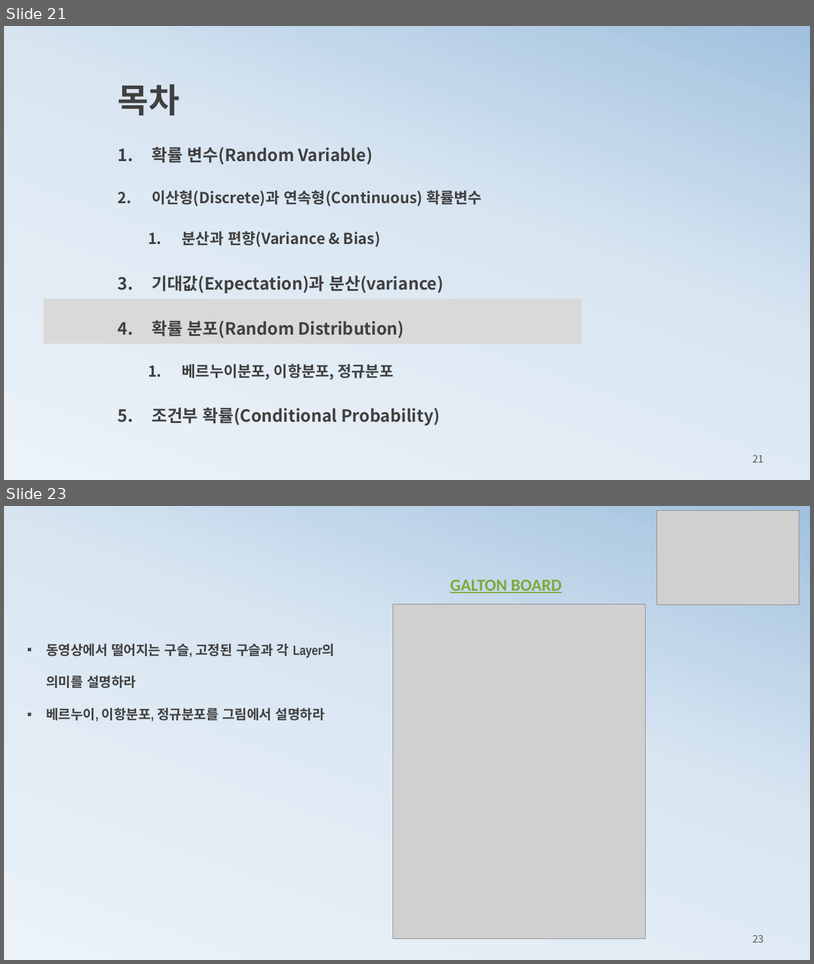
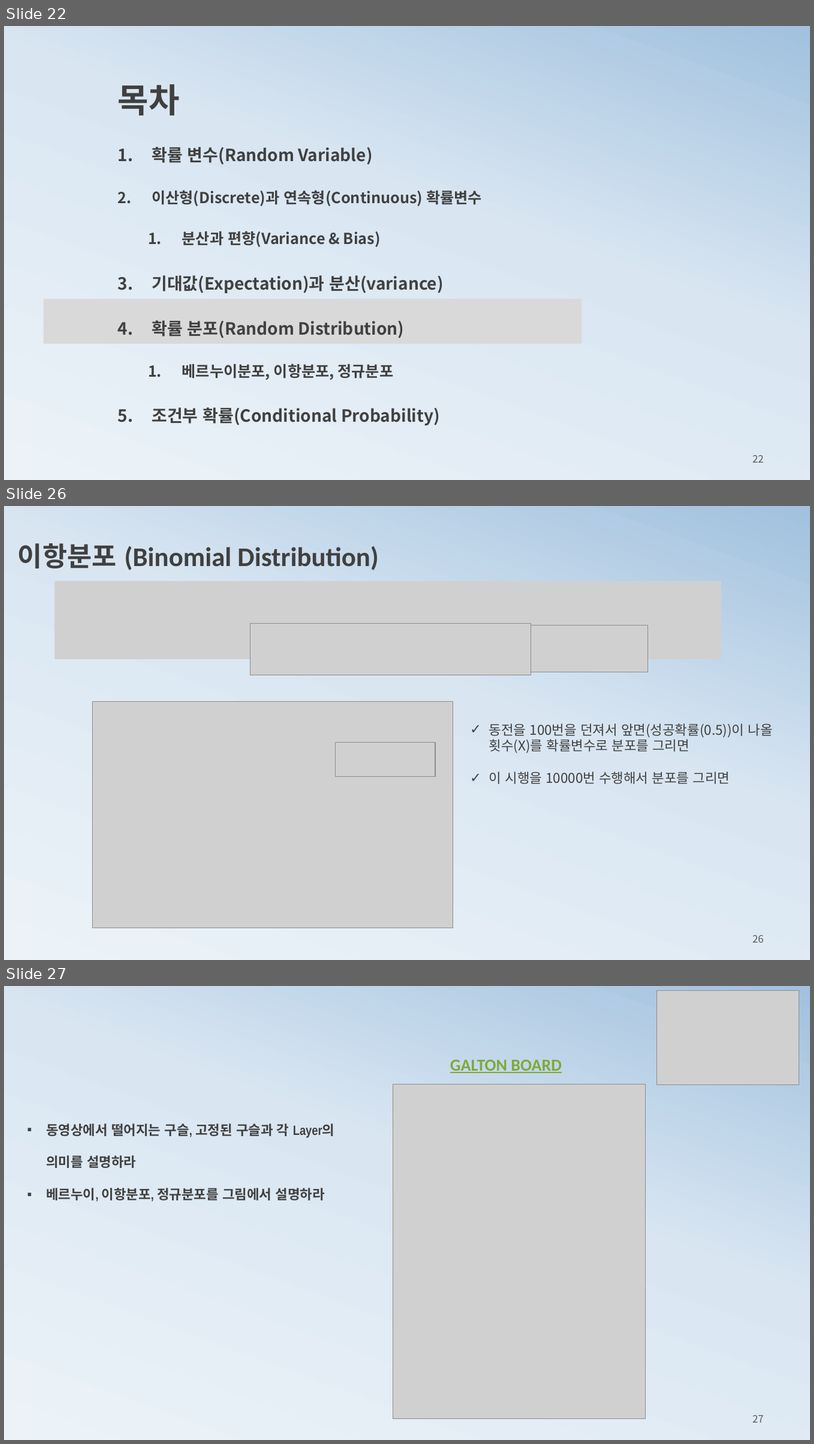
Before and after one commit to ancestor9/mathematics-for-machine-learning, a slide deck: 3_probability theory for machine learning.pptx. Shown one above the other, each under a label of ours: slides 21 and 23 before the commit, slides 22, 26 and 27 after it; the slides between them are not shown. The pictures are 814x964 and 814x1444 pixels, drawn with LibreOffice and Linux fonts; fonts in the diff are those of the drawing; grey boxes stand for pictures. Boxes give left, top, right and bottom in pixels: in the first picture for what was removed or moved away, otherwise in the second. Text is boxed around its words. In the diff, an @@ line names an element or a change of style, - is before the commit and + after.

```diff
--- a/3_probability theory for machine learning.pptx
+++ b/3_probability theory for machine learning.pptx
@@ slide 26 added at [4, 506, 810, 960], background gradient #ECF3F8 to #D9E6F2 to #A1C1DE @@
@@ text added at [18, 543, 378, 570], 32 pt, text #404040, bold @@
+이항분포 (Binomial Distribution)
@@ picture added at [55, 581, 722, 659] @@
@@ picture added at [250, 624, 531, 675] @@
@@ picture added at [531, 625, 648, 672] @@
@@ picture added at [93, 702, 453, 928] @@
@@ text added at [489, 723, 773, 784], 16 pt, text #404040 @@
+✓ 동전을 100번을 던져서 앞면(성공확률(0.5))이 나올 횟수(X)를 확률변수로 분포를 그리면
+✓ 이 시행을 10000번 수행해서 분포를 그리면
@@ picture added at [336, 742, 435, 777] @@
@@ page number added at [753, 934, 764, 942], 12 pt, text #595959 @@
+26
@@ what was slide 21 is now slide 22 @@
@@ page number at [753, 454, 764, 462]: text changed @@
-21
+22
@@ what was slide 23 is now slide 27 @@
@@ page number at [753, 1414, 764, 1422]: text changed @@
-23
+27
```
Also in this commit, not shown: 15 slides changed, 5 other slides added, 4 slides removed.
